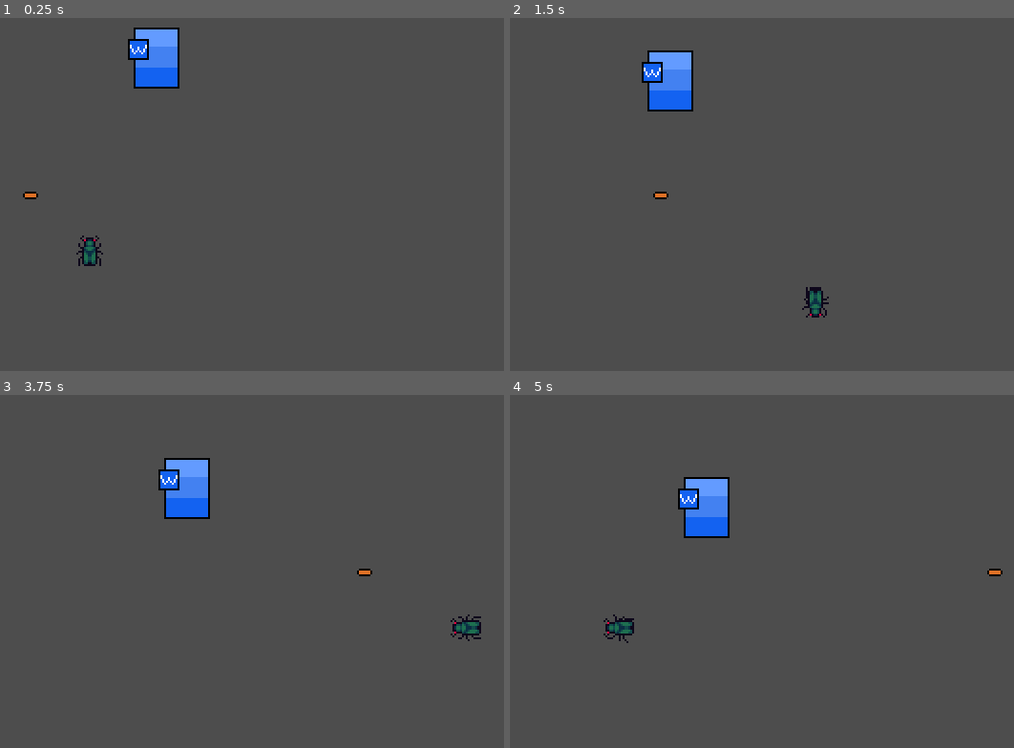
Above: before the commit, frames 1-4 (two rows, left to right).
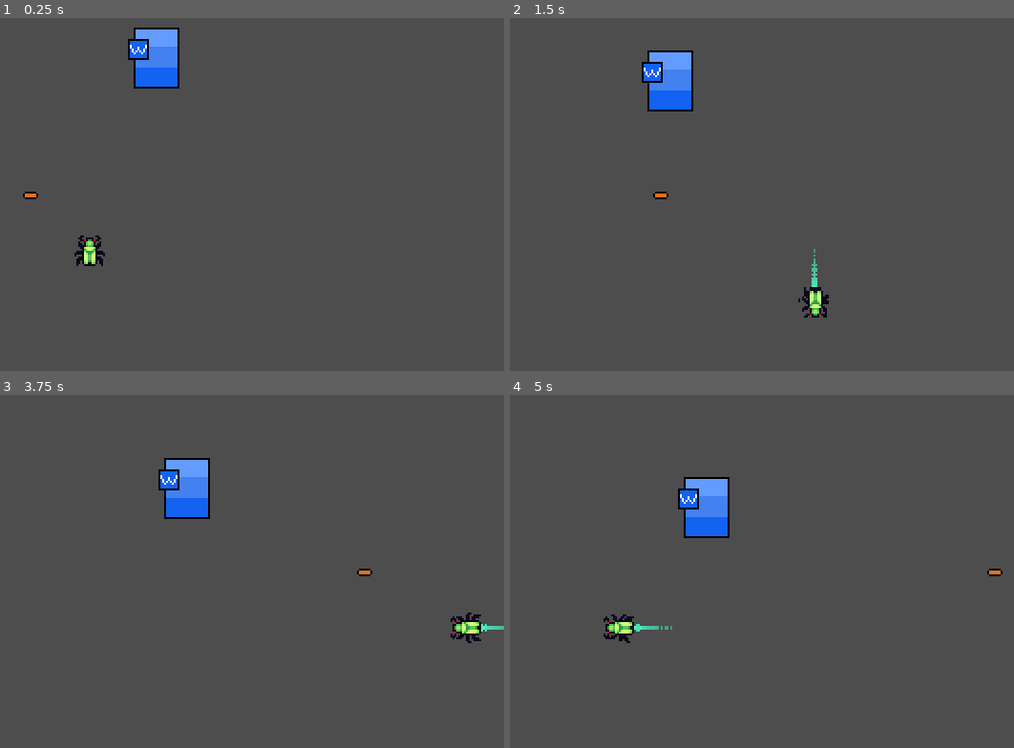
Above: after the commit, the same moments.

Repository: Deptar3688/GDSJam2025
Game: Godot game, scene res://MainScenes/test_scene.tscn
Same seed, same stepped clock (60 frames per second), same inputs: the game is played once before the commit and once after it. Before the commit the project has no main scene; this scene is started directly in both runs.
Inputs:
- Up to frame 1 (0.25 s): no input
- Up to frame 2 (1.5 s): hold D (right) 0.53-1.28 s; hold S (down) from 1.28 s (still down)
- Up to frame 3 (3.75 s): release S (down) at 2.03 s; hold D (right) 2.03-2.78 s; hold W (up) 2.78-3.53 s; hold A (left) from 3.53 s (still down)
- Up to frame 4 (5 s): keep holding A (left)

The runs differ from the first frame. In frame 1, 0.2% of the frame differs, in the area x 14-21%, y 61-71%; in frame 2, 0.3%; in frame 3, 0.3%, in the area x 89-100%, y 61-71%; in frame 4, 0.3%.

Commit message:
player trail

Diff:
--- a/MainScenes/test_scene.tscn
+++ b/MainScenes/test_scene.tscn
@@ -1,7 +1,7 @@
 [gd_scene load_steps=4 format=3 uid="uid://cxerr3s7pdbiy"]
 
 [ext_resource type="PackedScene" uid="uid://d2s3nprgoxwmt" path="res://Bullets/EnemyBullet.tscn" id="1_atdhg"]
-[ext_resource type="PackedScene" uid="uid://d4hx3qm7tpqwh" path="res://player/Player.tscn" id="2_vsqpw"]
+[ext_resource type="PackedScene" uid="uid://d4hx3qm7tpqwh" path="res://scenes/player/Player.tscn" id="2_vsqpw"]
 [ext_resource type="PackedScene" uid="uid://buedm6h7thevo" path="res://Enemy/EnemyTemplate.tscn" id="3_auto5"]
 
 [node name="TestScene" type="Node"]
--- a/player/Player.gd
+++ /dev/null
@@ -1,17 +0,0 @@
-class_name Player
-extends CharacterBody2D
-
-@export var animation_player: AnimationPlayer
-var SPEED: float = 150
-
-func _process(delta: float) -> void:
-	var direction = Input.get_vector("left", "right", "up", "down")
-	velocity = direction * SPEED
-	if velocity.length() > 1.0:
-		animation_player.play("walk")
-		rotation = rotate_toward(rotation, velocity.angle() + PI / 2, delta * 10)
-	else:
-		animation_player.play("RESET")
-
-func _physics_process(delta: float) -> void:
-	move_and_slide()
--- a/project.godot
+++ b/project.godot
@@ -11,6 +11,7 @@
 [application]
 
 config/name="GDSJam2025"
+run/main_scene="res://scenes/test level/test.tscn"
 config/features=PackedStringArray("4.3", "Forward Plus")
 config/icon="res://icon.svg"
 
--- /dev/null
+++ b/scenes/player/Glitch.gdshader
@@ -0,0 +1,54 @@
+/*
+	Glitch Effect Shader by Yui Kinomoto @arlez80
+
+	MIT License
+*/
+
+shader_type canvas_item;
+
+// 振動の強さ
+uniform float shake_power = 0.03;
+// 振動率
+uniform float shake_rate : hint_range( 0.0, 1.0 ) = 0.2;
+// 振動速度
+uniform float shake_speed = 5.0;
+// 振動ブロックサイズ
+uniform float shake_block_size = 4;
+// 色の分離率
+uniform float shake_color_rate : hint_range( 0.0, 1.0 ) = 0.02;
+// スクリーン
+uniform sampler2D screen_texture : hint_screen_texture;
+
+float random( float seed )
+{
+	return fract( 543.2543 * sin( dot( vec2( seed, seed ), vec2( 3525.46, -54.3415 ) ) ) );
+}
+
+void fragment( )
+{
+	float enable_shift = float(
+		random( trunc( TIME * shake_speed ) )
+	<	shake_rate
+	);
+
+	vec2 fixed_uv = UV;
+	fixed_uv.x += (
+		random(
+			( trunc( UV.y * shake_block_size ) / shake_block_size )
+		+	TIME
+		) - 0.5
+	) * shake_power * enable_shift;
+
+	vec4 pixel_color = textureLod( TEXTURE, fixed_uv, 0.0 );
+	pixel_color.r = mix(
+		pixel_color.r
+	,	textureLod( TEXTURE, fixed_uv + vec2( shake_color_rate, 0.0 ), 0.0 ).r
+	,	enable_shift
+	);
+	pixel_color.b = mix(
+		pixel_color.b
+	,	textureLod( TEXTURE, fixed_uv + vec2( -shake_color_rate, 0.0 ), 0.0 ).b
+	,	enable_shift
+	);
+	COLOR = pixel_color;
+}
--- /dev/null
+++ b/scenes/player/Player.gd
@@ -0,0 +1,32 @@
+class_name Player
+extends CharacterBody2D
+
+@onready var sprite: Sprite2D = $Sprite2D
+@onready var animation_player: AnimationPlayer = $AnimationPlayer
+
+var SPEED: float = 150
+var TRAIL_LENGTH: int = 16
+
+var prev_positions: Array[Vector2]
+
+func _process(delta: float) -> void:
+	var direction = Input.get_vector("left", "right", "up", "down")
+	velocity = direction * SPEED
+	if velocity.length() > 1.0:
+		animation_player.play("walk")
+		sprite.rotation = rotate_toward(sprite.rotation, velocity.angle() + PI / 2, delta * 10)
+	else:
+		animation_player.play("RESET")
+	queue_redraw()
+
+func _physics_process(delta: float) -> void:
+	prev_positions.append(position)
+	if prev_positions.size() > TRAIL_LENGTH: prev_positions.pop_front()
+	move_and_slide()
+
+func _draw() -> void:
+	var prev_positions_local: Array = prev_positions.map(func(prev_pos: Vector2): return prev_pos - position)
+	var c = 1
+	for prev_pos: Vector2 in prev_positions_local:
+		draw_circle(prev_pos, c / float(TRAIL_LENGTH) * 2, Color(0.3, 1, 0.8, c / float(TRAIL_LENGTH)))
+		c += 1
--- a/player/Player.tscn
+++ b/scenes/player/Player.tscn
@@ -1,7 +1,22 @@
 [gd_scene load_steps=7 format=3 uid="uid://d4hx3qm7tpqwh"]
 
 [ext_resource type="Texture2D" uid="uid://cni201xpnp8bu" path="res://assets/bug.png" id="1_aqoi8"]
-[ext_resource type="Script" path="res://player/Player.gd" id="1_pfgvr"]
+[ext_resource type="Script" path="res://scenes/player/Player.gd" id="1_pfgvr"]
+
+[sub_resource type="Animation" id="Animation_fppsn"]
+length = 0.001
+tracks/0/type = "value"
+tracks/0/imported = false
+tracks/0/enabled = true
+tracks/0/path = NodePath("Sprite2D:frame")
+tracks/0/interp = 1
+tracks/0/loop_wrap = true
+tracks/0/keys = {
+"times": PackedFloat32Array(0),
+"transitions": PackedFloat32Array(1),
+"update": 1,
+"values": [0]
+}
 
 [sub_resource type="Animation" id="Animation_13qek"]
 resource_name = "walk"
@@ -21,21 +36,6 @@
 "values": [0, 1, 2, 3]
 }
 
-[sub_resource type="Animation" id="Animation_fppsn"]
-length = 0.001
-tracks/0/type = "value"
-tracks/0/imported = false
-tracks/0/enabled = true
-tracks/0/path = NodePath("Sprite2D:frame")
-tracks/0/interp = 1
-tracks/0/loop_wrap = true
-tracks/0/keys = {
-"times": PackedFloat32Array(0),
-"transitions": PackedFloat32Array(1),
-"update": 1,
-"values": [0]
-}
-
 [sub_resource type="AnimationLibrary" id="AnimationLibrary_jtnwn"]
 _data = {
 "RESET": SubResource("Animation_fppsn"),
@@ -45,9 +45,8 @@
 [sub_resource type="CircleShape2D" id="CircleShape2D_8wojn"]
 radius = 6.0
 
-[node name="Player" type="CharacterBody2D" node_paths=PackedStringArray("animation_player")]
+[node name="Player" type="CharacterBody2D"]
 script = ExtResource("1_pfgvr")
-animation_player = NodePath("AnimationPlayer")
 
 [node name="Sprite2D" type="Sprite2D" parent="."]
 texture = ExtResource("1_aqoi8")
--- /dev/null
+++ b/scenes/test level/test.tscn
@@ -0,0 +1,10 @@
+[gd_scene load_steps=2 format=3 uid="uid://drh2v2n57afoc"]
+
+[ext_resource type="PackedScene" uid="uid://d4hx3qm7tpqwh" path="res://scenes/player/Player.tscn" id="1_vpo2w"]
+
+[node name="Test" type="Node2D"]
+
+[node name="Camera2D" type="Camera2D" parent="."]
+
+[node name="Player" parent="." instance=ExtResource("1_vpo2w")]
+position = Vector2(-10, 2)
Not shown: 1 places in Bullets/EnemyBullet.tscn that only renumber resources
Not shown: 1 places in Enemy/EnemyTemplate.tscn that only renumber resources
Binary file changed: assets/bug.png
Binary file changed: bug.aseprite
